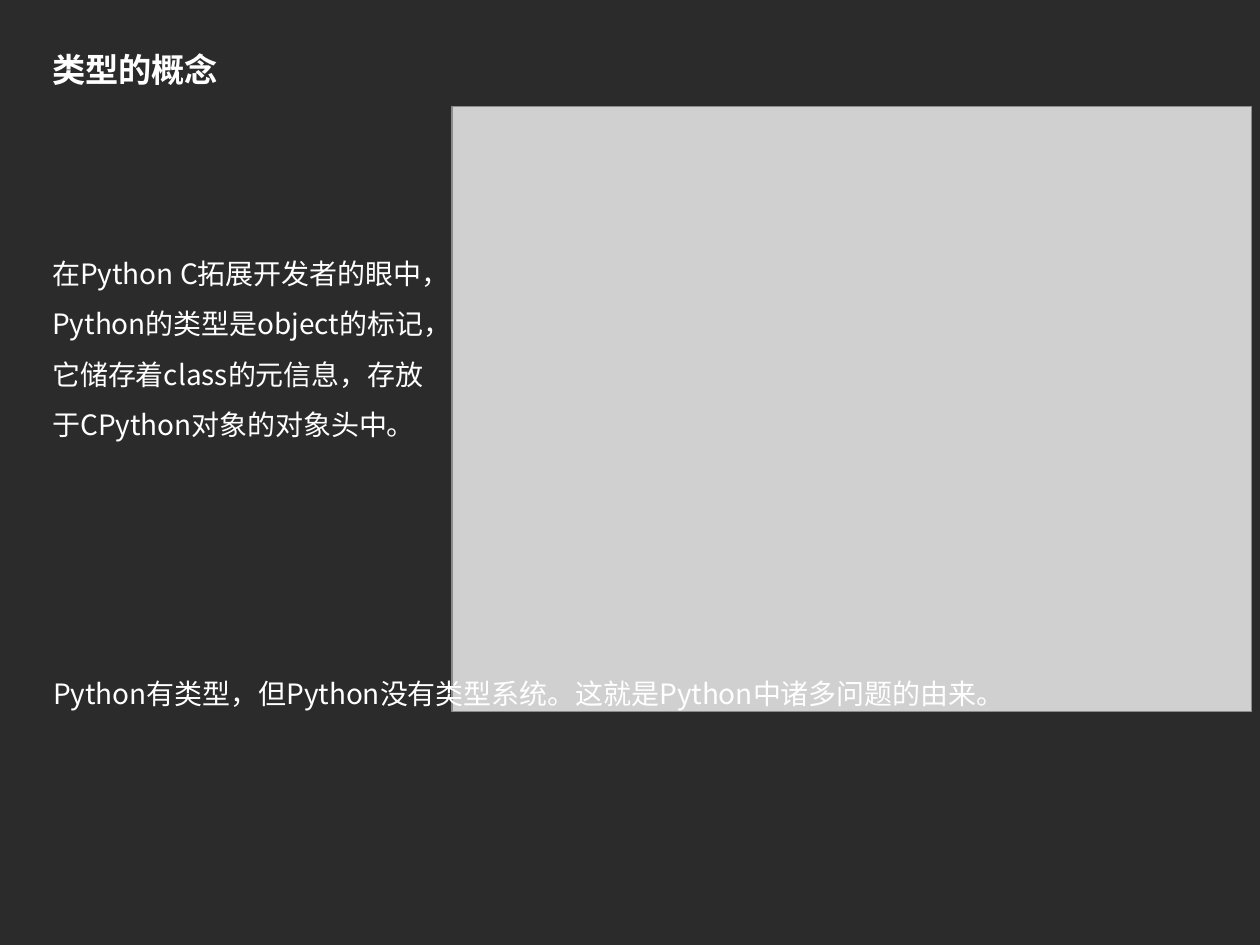
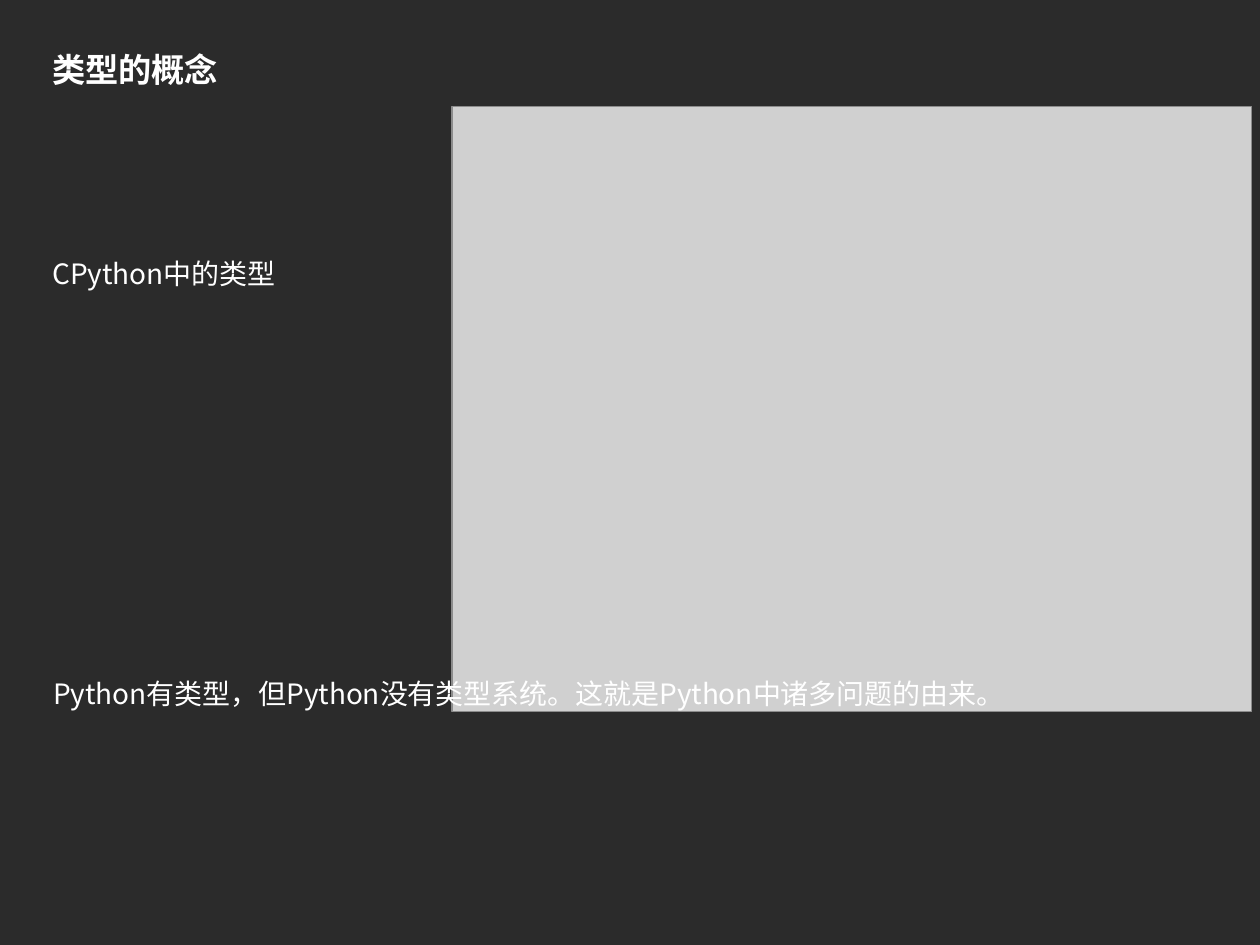
Before and after one commit to imlyzh/pycon, a slide deck: slide 5 of 静态类型的Python.pptx. Drawn at 1260x945 pixels with LibreOffice and Linux fonts; fonts in the diff are those of the drawing; grey boxes stand for pictures; background and template pictures are left out; a plain dark background stands for a picture behind light text. Boxes give left, top, right and bottom in pixels: in the first picture for what was removed or moved away, otherwise in the second. Text is boxed around its words. In the diff, an @@ line names an element or a change of style, - is before the commit and + after.

```diff
--- a/静态类型的Python.pptx
+++ b/静态类型的Python.pptx
@@ text at [52, 260, 275, 291]: text changed @@
-在Python C拓展开发者的眼中，Python的类型是object的标记，它储存着class的元信息，存放于CPython对象的对象头中。
+CPython中的类型
```
Also in this commit, not shown: 8 other slides changed, 3 slides added, 1 slide removed.
